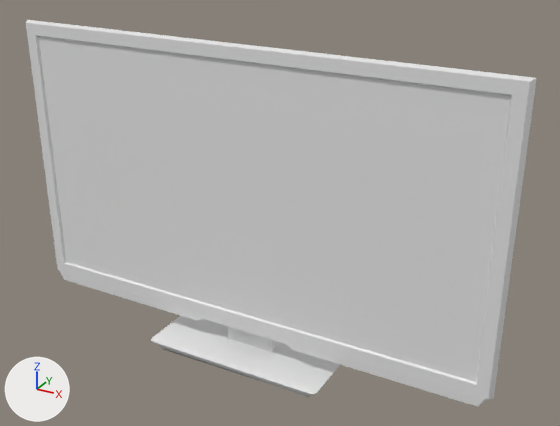
The FBX model Assets/_Models/tv v3 2017 fbx.FBX, before and after one commit.
Before and after are seen from a 50 mm lens placed at (0.792, -1.281, 0.618), pointed at (0.056, 0.059, -0.051). The lights are fixed; the arrows at lower left show +X, +Y and +Z. Where no turn or scale is listed for an object, it has been applied to the vertices.

Objects in the first picture: 'Box001', 'Box002', 'Object001', 'body', 'bottom grey', 'screen'.
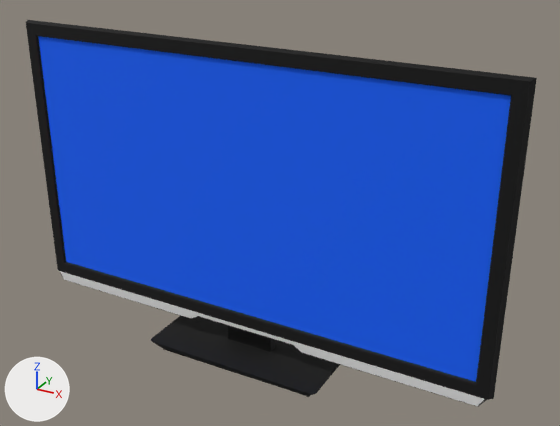
Location of each change, (x1, y1, x2, y2) in pixels of the pictures (560 x 426 px):
'screen', recoloured (grey to blue): (38, 36, 511, 382) in both
'body', recoloured (grey to black): (26, 20, 537, 400) in both
'Box001', recoloured (white to black): (151, 316, 340, 397) in both
'Box002', recoloured (grey to black): (228, 327, 276, 352) in both
'Object001', recoloured: (60, 271, 488, 407) in both

Diff of the bpy script that builds the scene:
```diff
--- a/Assets/_Models/tv v3 2017 fbx.FBX.py
+++ b/Assets/_Models/tv v3 2017 fbx.FBX.py
@@ mat_01___default @@
+mat_01___default = principled_material('01 - Default')
+mat_01___default.base_color = (0.0, 0.0, 0.0)  # black #000000
+mat_01___default.roughness = 0.859
@@ mat_02___default @@
+mat_02___default = principled_material('02 - Default')
+mat_02___default.base_color = (0.0, 0.118, 1.0)  # blue #0060ff
+mat_02___default.roughness = 0.859
@@ me_mesh_001 @@
 me_mesh_001.from_pydata(...)  # 146 vertices, 248 faces; spans x -0.554..0.554, y -0.013..0.012, z -0.335..-0.311
+me_mesh_001.materials.append(mat_01___default)  # black #000000
@@ me_mesh @@
 me_mesh.from_pydata(...)  # 336 vertices, 646 faces; spans x -0.56..0.56, y -0.013..0.012, z -0.318..0.315
+me_mesh.materials.append(mat_01___default)  # black #000000
@@ me_mesh_005 @@
 me_mesh_005.from_pydata(...)  # 72 vertices, 140 faces; spans x -0.0571..0.0571, y -0.0125..0.0261, z -0.003..0.0986
+me_mesh_005.materials.append(mat_01___default)  # black #000000
@@ me_mesh_004 @@
 me_mesh_004.from_pydata(...)  # 96 vertices, 188 faces; spans x -0.215..0.215, y -0.114..0.114, z -0.013..0.013
+me_mesh_004.materials.append(mat_01___default)  # black #000000
@@ me_mesh_002 @@
 me_mesh_002.from_pydata(...)  # 4 vertices, 1 face; spans x -0.524..0.524, y -0.008, z -0.283..0.283
+me_mesh_002.materials.append(mat_02___default)  # blue #0060ff
```
